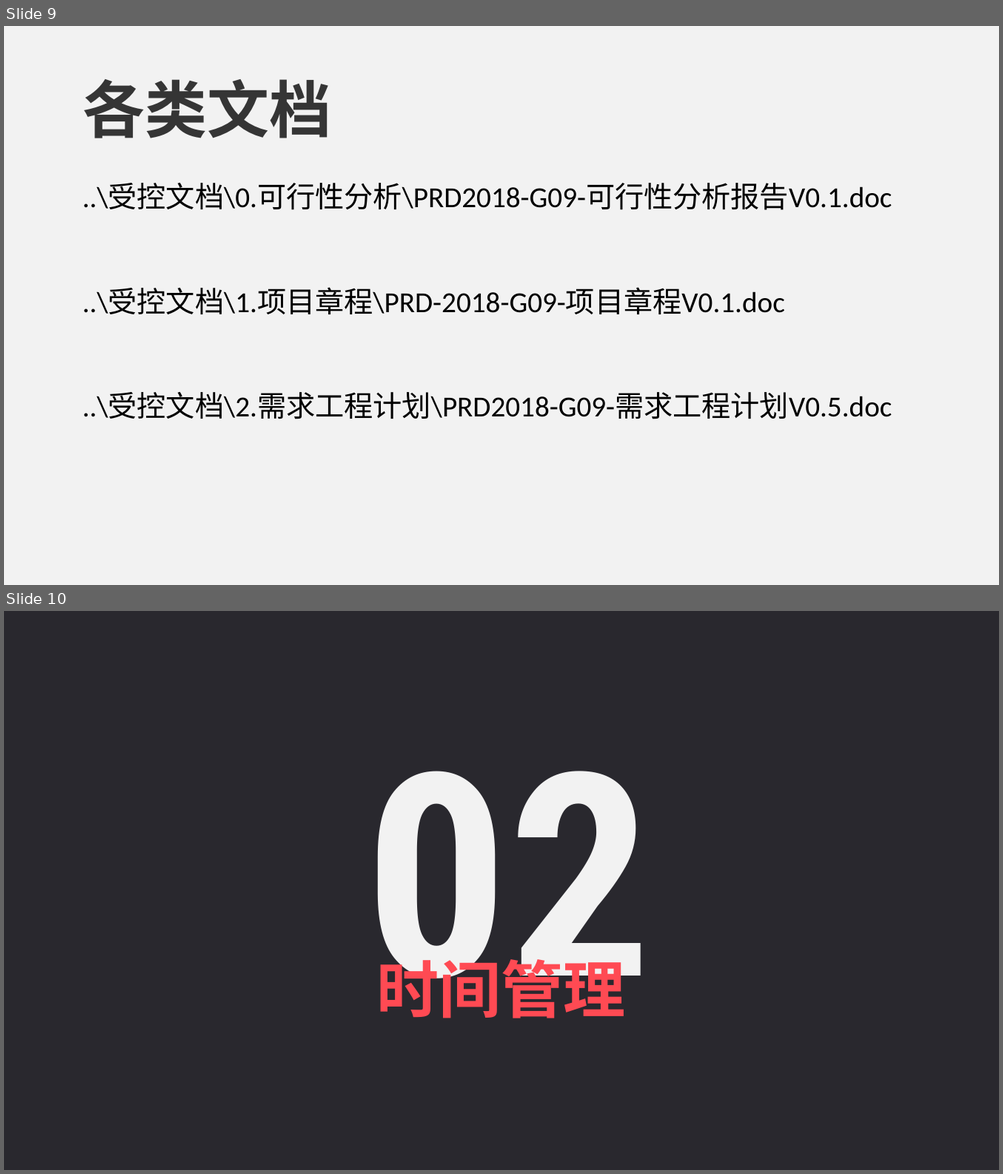
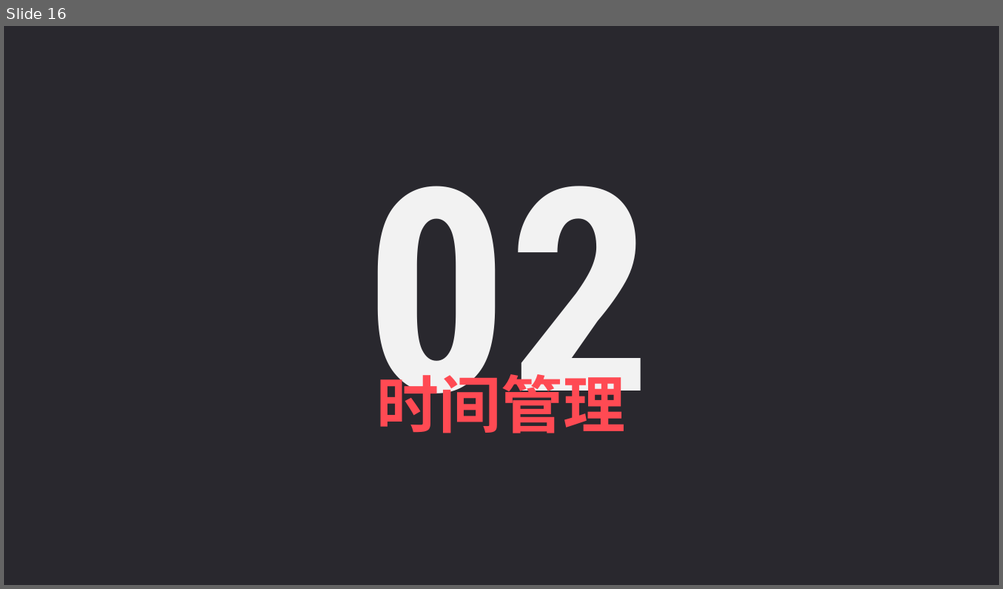
Before and after one commit to PRD2018-G09/Educational-Website, a slide deck: 受控文档/2.需求工程计划/PRD2018-G09-需求工程计划PPT.ppt. Shown one above the other, each under a label of ours: slides 9 and 10 before the commit, slide 16 after it. The pictures are 1003x1174 and 1003x589 pixels, drawn with LibreOffice and Linux fonts; fonts in the diff are those of the drawing. Boxes give left, top, right and bottom in pixels: in the first picture for what was removed or moved away, otherwise in the second. Text is boxed around its words. In the diff, an @@ line names an element or a change of style, - is before the commit and + after.

Commit message:
修改文档

```diff
--- a/受控文档/2.需求工程计划/PRD2018-G09-需求工程计划PPT.ppt
+++ b/受控文档/2.需求工程计划/PRD2018-G09-需求工程计划PPT.ppt
@@ slide 9 removed at (4, 26, 999, 585), background #F2F2F2 @@
@@ text removed at (83, 79, 332, 138) @@
-各类文档
@@ text removed at (82, 184, 892, 420) @@
-..\受控文档\0.可行性分析\PRD2018-G09-可行性分析报告V0.1.doc
-..\受控文档\1.项目章程\PRD-2018-G09-项目章程V0.1.doc
-..\受控文档\2.需求工程计划\PRD2018-G09-需求工程计划V0.5.doc
@@ what was slide 10 is now slide 16 @@
```
Also in this commit, not shown: 7 slides changed, 18 slides added, 2 other slides removed, 13 other files.
